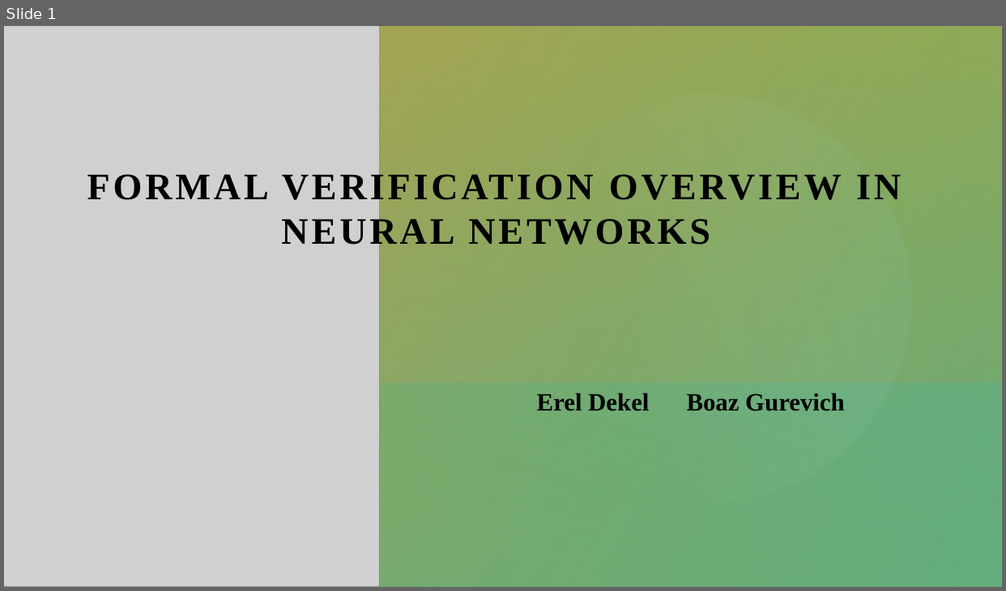
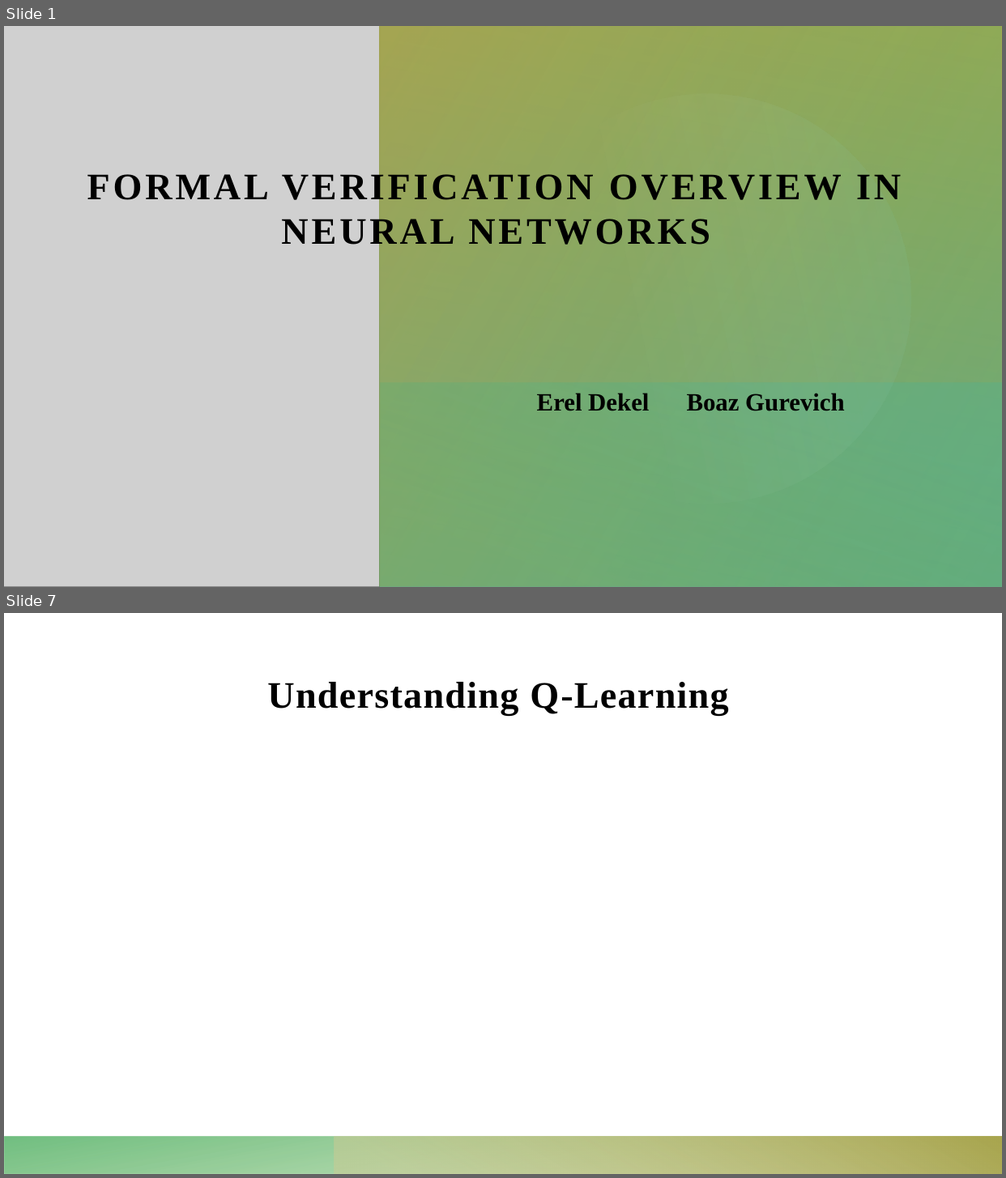
Before and after one commit to Dekel23/Sokoban-DRL, a slide deck: presentation.pptx. Shown one above the other, each under a label of ours: slide 1 before the commit, slides 1 and 7 after it; the slides between them are not shown. The pictures are 1006x591 and 1006x1178 pixels, drawn with LibreOffice and Linux fonts; fonts in the diff are those of the drawing; grey boxes stand for pictures. Boxes give left, top, right and bottom in pixels: in the first picture for what was removed or moved away, otherwise in the second. Text is boxed around its words. In the diff, an @@ line names an element or a change of style, - is before the commit and + after.

```diff
--- a/presentation.pptx
+++ b/presentation.pptx
@@ slide 7 added at box(4, 613, 1002, 1174), background #FFFFFF; not listed: 2 template elements that a slide beside it also shows @@
@@ title added at box(267, 682, 728, 715), 36 pt, text #000000, bold @@
+Understanding Q-Learning
```
Also in this commit, not shown: 3 slides changed, 3 other slides added, 9 other files.
